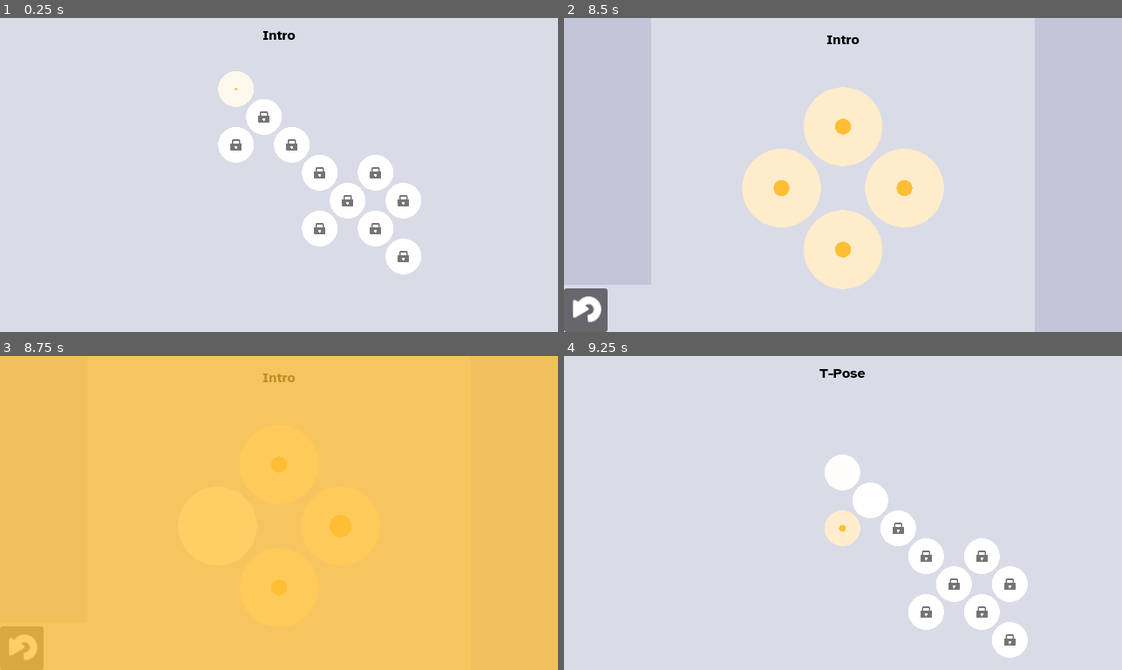
Above: before the commit, frames 1-4 (two rows, left to right).
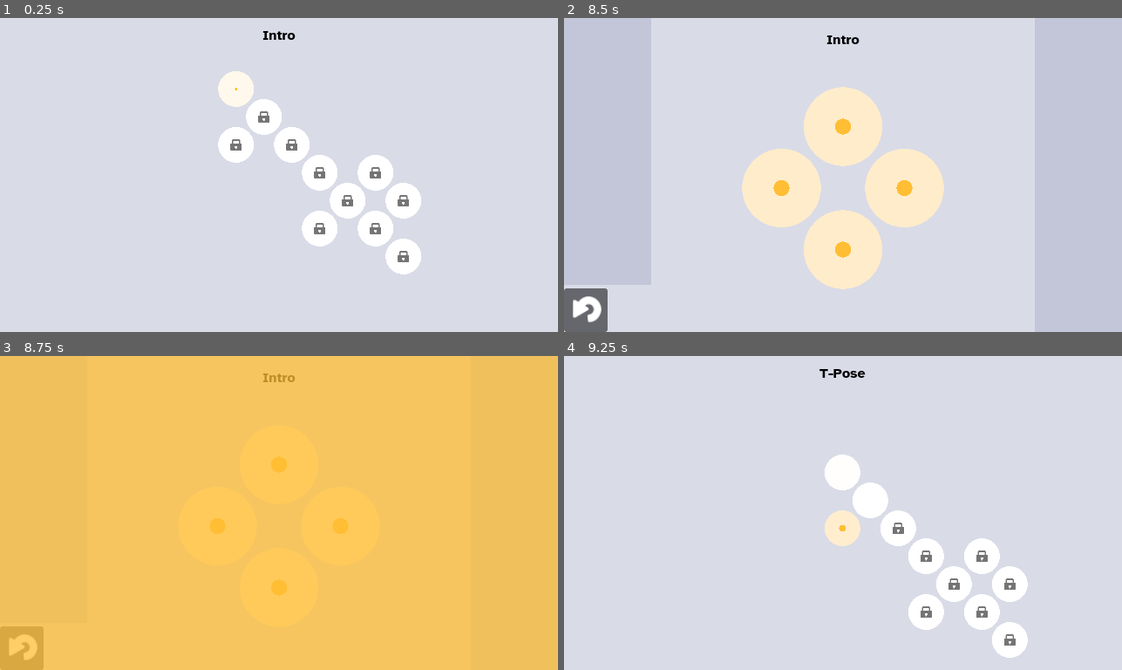
Above: after the commit, the same moments.

Repository: daviddegelder/Holey
Game: Godot game, scene res://main.tscn
Same seed, same stepped clock (60 frames per second), same inputs: the game is played once before the commit and once after it.
Inputs (mouse positions are in pixels of both pictures, inside the frame that each line leads up to):
- Up to frame 1 (0.25 s): no input
- Up to frame 2 (8.5 s): tap Enter (Select) at 0.5, 0.6, 2.1, 3.5, 4.35, 5.85, 6.5, 7.35 s; move the mouse to (965, 159) at 0.52 s; hold Keypad 6 (East) 0.53-1.25 s; click (965, 159) at 0.67 s; drag from (731, 190) to (815, 237) at 1.27 s; tap Space at 2, 5, 7.25 s; move the mouse to (898, 105) at 2.02 s; hold Keypad 6 (East) 2.03-2.75 s; click (898, 105) at 2.17 s; click (586, 310) at 2.75 s; drag from (815, 237) to (675, 127) at 3.52 s; move the mouse to (1010, 222) at 4.27 s; hold Keypad 7 (NorthWest) 4.28-5 s; click (1010, 222) at 4.42 s; drag from (675, 127) to (843, 187) at 5.02 s; move the mouse to (870, 175) at 5.77 s; hold Keypad 2 (South) 5.78-6.5 s; click (870, 175) at 5.92 s; drag from (759, 96) to (731, 190) at 6.52 s; move the mouse to (965, 159) at 7.27 s; hold Keypad 8 (North) 7.28-8 s; click (965, 159) at 7.42 s; drag from (731, 190) to (815, 237) at 8.02 s
- Up to frame 3 (8.75 s): no input
- Up to frame 4 (9.25 s): move the mouse to (898, 443) at 8.77 s; hold Keypad 2 (South) from 8.78 s (still down); tap Enter (Select) at 8.85 s; click (898, 443) at 8.92 s

Frames 1-2 are identical in both runs. In frame 3, 0.2% of the frame differs, in the area x 37-63%, y 50-58%; in frame 4, nothing differs.

Commit message:
Add SFX on flow

Diff:
--- a/Hole/hole.gd
+++ b/Hole/hole.gd
@@ -30,6 +30,9 @@
 @export_tool_button("Detect Neighbours") var detect_neighbours_action = detect_neighbours;
 @export var neighbours: Dictionary[Direction, Hole]
 @export var fill_level: int
+var has_flowed: bool = false
+
+var active = true
 
 func _process(_delta):
 	if not Engine.is_editor_hint():
@@ -44,11 +47,15 @@
 	if fill_level > 0 and has_neighbour(direction):
 		fill_level -= 1
 		neighbours[direction].fill.call_deferred()
+		has_flowed = true
+
 
 func fill():
 	fill_level += 1
 
 func get_input_direction():
+	if !active: return Direction.Null
+
 	if Input.is_action_just_pressed("North"):
 		return Direction.North
 	if Input.is_action_just_pressed("NorthEast"):
--- a/Puzzles/puzzle.gd
+++ b/Puzzles/puzzle.gd
@@ -4,6 +4,8 @@
 @export var title: String
 @export_tool_button("Update") var update_action = update
 @export var holes: Array[Hole]
+
+var moves: int = 0
 
 signal finished
 
@@ -13,8 +15,13 @@
 
 func _process(_delta):
 	if Engine.is_editor_hint(): return
+	var input_direction = get_input_direction()
+	if input_direction != Hole.Direction.Null && has_moved():
+		moves += 1
+		play_sfx(input_direction)
 	if is_complete():
 		$AnimationPlayer.play("Complete")
+		for hole in holes: hole.active = false;
 
 func get_holes():
 	holes = []
@@ -38,6 +45,34 @@
 func on_complete_animation_finished():
 	finished.emit()
 
+func has_moved():
+	for hole in holes:
+		if hole.has_flowed:
+			hole.has_flowed = false
+			return true
+	return false
 
-#func _on_editor_state_changed():
-	#update()
+func play_sfx(direction):
+	$AudioStreamPlayer.pitch_scale = 0.6 + direction * 0.1
+	$AudioStreamPlayer.play()
+
+
+func get_input_direction():
+	if Input.is_action_just_pressed("North"):
+		return Hole.Direction.North
+	if Input.is_action_just_pressed("NorthEast"):
+		return Hole.Direction.NorthEast
+	if Input.is_action_just_pressed("East"):
+		return Hole.Direction.East
+	if Input.is_action_just_pressed("SouthEast"):
+		return Hole.Direction.SouthEast
+	if Input.is_action_just_pressed("South"):
+		return Hole.Direction.South
+	if Input.is_action_just_pressed("SouthWest"):
+		return Hole.Direction.SouthWest
+	if Input.is_action_just_pressed("West"):
+		return Hole.Direction.West
+	if Input.is_action_just_pressed("NorthWest"):
+		return Hole.Direction.NorthWest
+	#no input:
+	return Hole.Direction.Null
--- a/Puzzles/puzzle.tscn
+++ b/Puzzles/puzzle.tscn
@@ -1,6 +1,7 @@
-[gd_scene load_steps=6 format=3 uid="uid://cgfbtrm52iv7v"]
+[gd_scene load_steps=7 format=3 uid="uid://cgfbtrm52iv7v"]
 
 [ext_resource type="Script" uid="uid://d3jcc6sgagf5y" path="res://Puzzles/puzzle.gd" id="1_77j1r"]
+[ext_resource type="AudioStream" uid="uid://pacvi7saitfr" path="res://Audio/move.wav" id="2_6pdel"]
 
 [sub_resource type="RectangleShape2D" id="RectangleShape2D_rljki"]
 resource_local_to_scene = true
@@ -63,8 +64,12 @@
 script = ExtResource("1_77j1r")
 
 [node name="AnimationPlayer" type="AnimationPlayer" parent="."]
+process_mode = 3
 libraries = {
 &"": SubResource("AnimationLibrary_20pgg")
 }
 
+[node name="AudioStreamPlayer" type="AudioStreamPlayer" parent="."]
+stream = ExtResource("2_6pdel")
+
 [connection signal="editor_state_changed" from="." to="." method="_on_editor_state_changed"]
--- a/Systems/global.gd
+++ b/Systems/global.gd
@@ -1,6 +1,7 @@
 extends Node
 
 const HOLE_DISTANCE: int = 64
+@export var main_color: Color
 
 func _ready():
 	var current_scene = get_tree().current_scene
--- a/Systems/input.gd
+++ b/Systems/input.gd
@@ -24,7 +24,8 @@
 				Input.action_release("Select")
 				return
 
-			var direction_name = Hole.Direction.keys()[vector_to_direction(drag_vector)]
+			direction = vector_to_direction(drag_vector)
+			var direction_name = Hole.Direction.keys()[direction]
 			print(direction_name)
 			Input.action_press(direction_name)
 			Input.action_release(direction_name)
--- a/UI/level_select.gd
+++ b/UI/level_select.gd
@@ -21,6 +21,7 @@
 
 # Called every frame. 'delta' is the elapsed time since the previous frame.
 func _process(_delta):
+	super(_delta)
 	if Engine.is_editor_hint(): return
 
 	for level in holes:
--- a/UI/level_select.tscn
+++ b/UI/level_select.tscn
@@ -14,6 +14,7 @@
 [ext_resource type="PackedScene" uid="uid://b2000qa3m3q6h" path="res://Puzzles/easy/T-pose.tscn" id="12_cod72"]
 [ext_resource type="PackedScene" uid="uid://0g5cy505qe57" path="res://Puzzles/hard/stethoscope.tscn" id="13_62ssf"]
 [ext_resource type="PackedScene" uid="uid://0dcbxwbhfpsc" path="res://Puzzles/hard/circle.tscn" id="14_lffff"]
+[ext_resource type="AudioStream" uid="uid://pacvi7saitfr" path="res://Audio/move.wav" id="15_rsvb7"]
 
 [node name="LevelSelect" type="CollisionShape2D" node_paths=PackedStringArray("holes")]
 script = ExtResource("1_qgm14")
@@ -209,4 +210,7 @@
 8: null
 }
 
+[node name="AudioStreamPlayer" type="AudioStreamPlayer" parent="."]
+stream = ExtResource("15_rsvb7")
+
 [connection signal="visibility_changed" from="." to="." method="_on_visibility_changed"]
Not shown, added: Audio/move.wav.import
Not shown: 1 places in UI/level_select.tscn that only renumber resources
Not shown, added: Audio/move.wav
